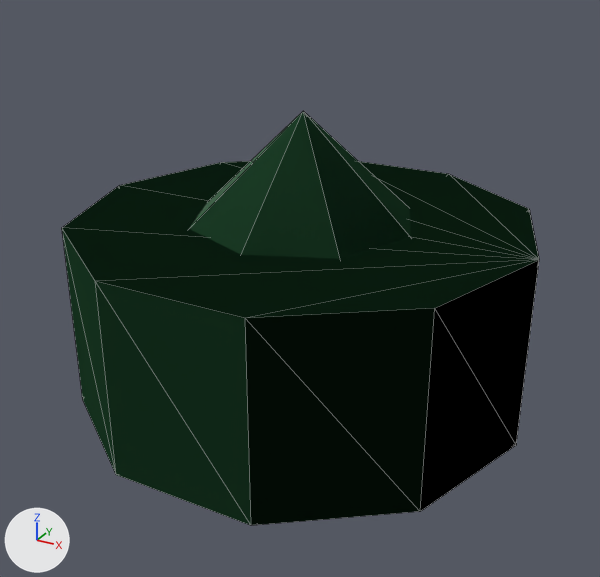
One commit to the glTF model public/model/quaternius/monsters/Slime.glb: the scene before it, then after it.
One viewpoint serves both versions: a 50 mm lens placed at (0.885, -1.624, 1.105), pointed at (0.022, -0.055, 0.321). Arrows for +X, +Y and +Z are at lower left; the lights stay in place. The older version comes first. Mesh edges are drawn as thin lines. Vertices at exactly the same position are counted once.

Names of what the first picture shows: 'filler_Slime'.
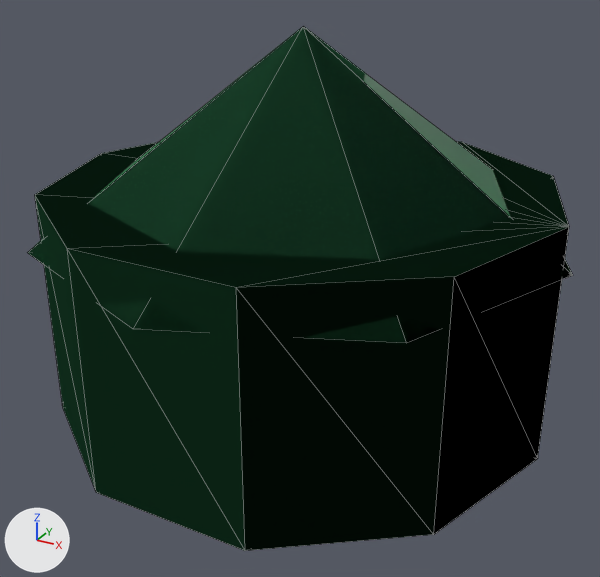
Pixel boxes [x1, y1, x2, y2] of what changed, in the pictures (600 x 577 px; the box of a moved part takes in the faces that stretch with it):
'filler_Slime', reshaped (14% wider, 27% taller)
    before: [62, 111, 539, 525]
    after: [28, 26, 573, 551]
part 1 of me_slime, moved or reshaped
    before: [62, 161, 539, 525]
    after: [35, 141, 569, 551]
part 2 of me_slime, deleted (green)
    before: [189, 111, 410, 259]
part 3 of me_slime, added (green)
    after: [28, 26, 573, 343]

Edits to the bpy script that builds the scene:
```text
Change me_slime:
    used by ob_filler_slime; location = (0.0, 0.0, 0.0)
    verts and faces of me_slime; kept vertices keep their numbers, new ones are numbered from 31
    remove me_slime.from_pydata(...)  # 31 vertices, 50 faces; spans x -0.55..0.55, y -0.523..0.523, z 0.025..0.725
    add me_slime.from_pydata(...)  # 40 vertices, 62 faces; spans x -0.62..0.62, y -0.62..0.62, z 0.005..0.905
    me_slime part 1: the loose piece of 22 vertices spanning x -0.55..0.55, y -0.523..0.523, z 0.025..0.475 is scaled about its middle by (1.09, 1.09, 1.22), then moved by (0.0, 0.0, 0.03)
    me_slime part 2: the loose piece of 9 vertices spanning x -0.375..0.375, y -0.375..0.375, z 0.375..0.725 is deleted
    me_slime part 3
    add verts[31] = (0.62, 0.0, 0.455)  # pixel (572, 275)
    add verts[32] = (0.438, -0.438, 0.455)  # pixel (406, 343)
    add verts[33] = (0.0, -0.62, 0.455)  # pixel (133, 329)
    add verts[34] = (-0.438, -0.438, 0.455)  # pixel (27, 252)
    add verts[35] = (-0.62, 0.0, 0.455)
    add verts[36] = (-0.438, 0.438, 0.455)
    add verts[37] = (0.0, 0.62, 0.455)
    add verts[38] = (0.438, 0.438, 0.455)
    add verts[39] = (0.0, 0.0, 0.905)  # pixel (303, 26)
    add verts[40] = (0.62, 0.0, 0.455)  # pixel (572, 275)
    add faces += [(31, 33, 32), (31, 34, 33), (31, 35, 34), (31, 36, 35), (31, 37, 36), (31, 38, 37)]
    add faces += [(31, 32, 39), (32, 33, 39), (33, 34, 39), (34, 35, 39), (35, 36, 39), (36, 37, 39)]
    add faces += [(37, 38, 39), (38, 40, 39)]
    other edits to the shape of me_slime do not show in these pictures
```
